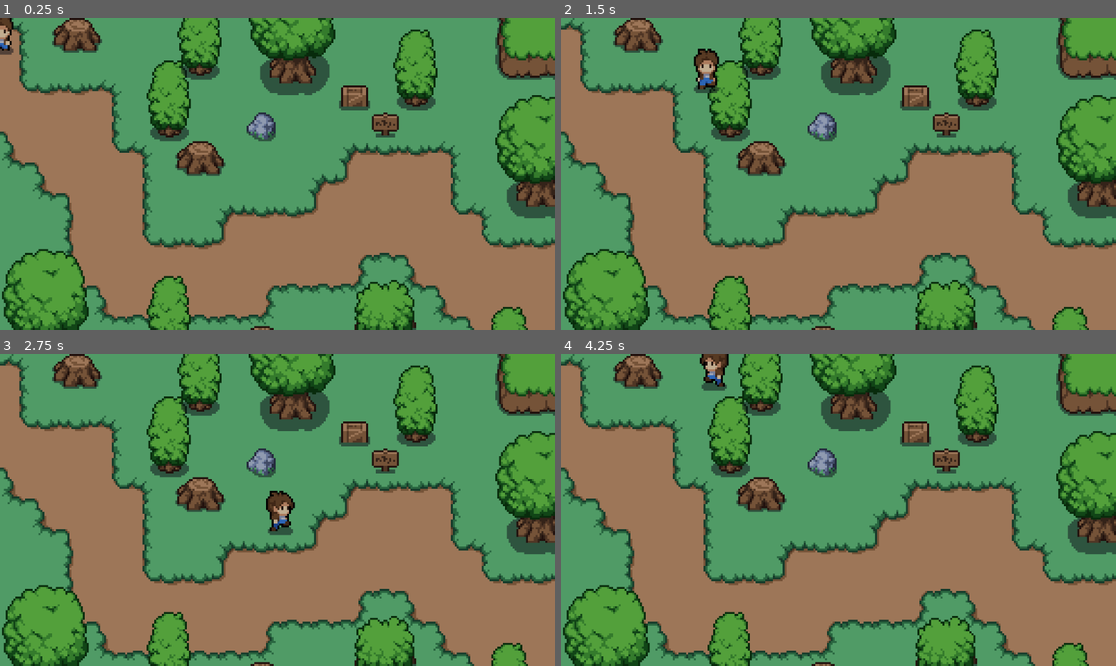
Above: before the commit, frames 1-4 (two rows, left to right).
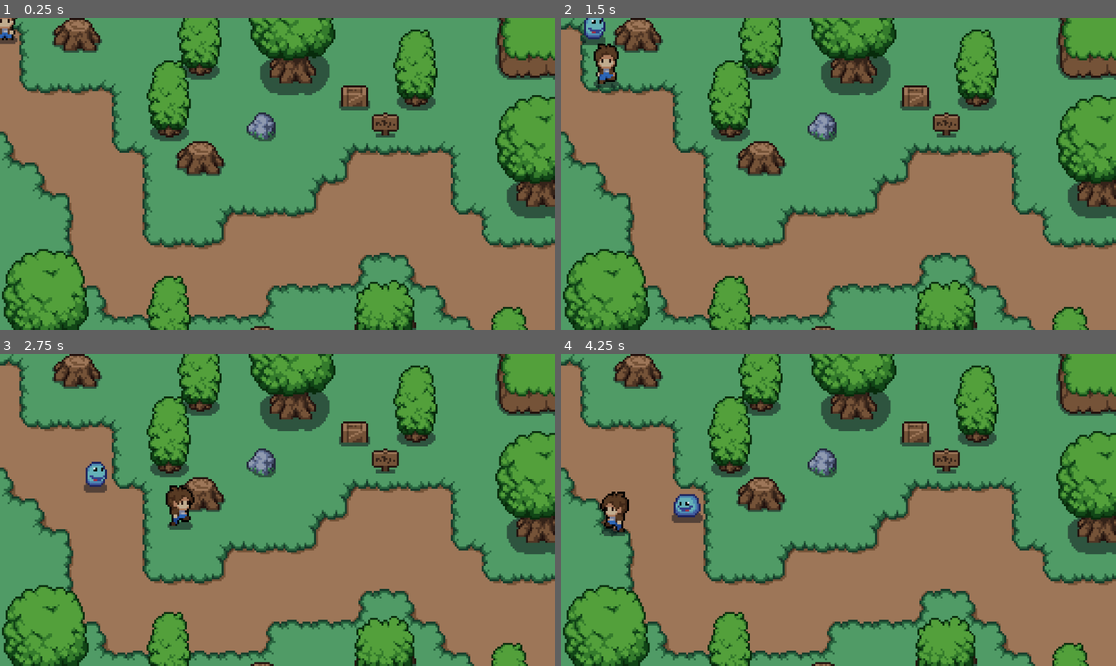
Above: after the commit, the same moments.

Repository: dtakahashi333/FirstActionRPG
Game: Godot game, scene res://scenes/world.tscn
Same seed, same stepped clock (60 frames per second), same inputs: the game is played once before the commit and once after it. The project has no main scene, so this scene is started directly.
Inputs:
- Up to frame 1 (0.25 s): no input
- Up to frame 2 (1.5 s): hold Right (ui_right) 0.53-1.28 s; hold Down (ui_down) from 1.28 s (still down)
- Up to frame 3 (2.75 s): release Down (ui_down) at 2.03 s; hold Right (ui_right) from 2.03 s (still down)
- Up to frame 4 (4.25 s): release Right (ui_right) at 2.78 s; hold Up (ui_up) 2.78-3.53 s; hold Left (ui_left) from 3.53 s (still down)

The runs differ from the first frame. In frame 1, 0.3% of the frame differs, in the area x 0-34%, y 0-19%; in frame 2, 1.4%; in frame 3, 1.5%, in the area x 15-54%, y 16-59%; in frame 4, 1.5%.

Commit message:
Add an enemy.

Diff:
--- /dev/null
+++ b/scenes/enemy.tscn
@@ -0,0 +1,156 @@
+[gd_scene load_steps=21 format=3 uid="uid://5opkrp24dpt"]
+
+[ext_resource type="Texture2D" uid="uid://dh7nwm3fla75n" path="res://art/mystic_woods_free_2.2/sprites/characters/slime.png" id="1_8qx6h"]
+[ext_resource type="Script" path="res://scripts/enemy.gd" id="1_cppgw"]
+
+[sub_resource type="AtlasTexture" id="AtlasTexture_8mk7c"]
+atlas = ExtResource("1_8qx6h")
+region = Rect2(0, 384, 32, 32)
+
+[sub_resource type="AtlasTexture" id="AtlasTexture_cb2cp"]
+atlas = ExtResource("1_8qx6h")
+region = Rect2(32, 384, 32, 32)
+
+[sub_resource type="AtlasTexture" id="AtlasTexture_5jhfp"]
+atlas = ExtResource("1_8qx6h")
+region = Rect2(64, 384, 32, 32)
+
+[sub_resource type="AtlasTexture" id="AtlasTexture_bp04r"]
+atlas = ExtResource("1_8qx6h")
+region = Rect2(96, 384, 32, 32)
+
+[sub_resource type="AtlasTexture" id="AtlasTexture_8fkb4"]
+atlas = ExtResource("1_8qx6h")
+region = Rect2(128, 384, 32, 32)
+
+[sub_resource type="AtlasTexture" id="AtlasTexture_imste"]
+atlas = ExtResource("1_8qx6h")
+region = Rect2(0, 32, 32, 32)
+
+[sub_resource type="AtlasTexture" id="AtlasTexture_bhmmx"]
+atlas = ExtResource("1_8qx6h")
+region = Rect2(32, 32, 32, 32)
+
+[sub_resource type="AtlasTexture" id="AtlasTexture_kxqv8"]
+atlas = ExtResource("1_8qx6h")
+region = Rect2(64, 32, 32, 32)
+
+[sub_resource type="AtlasTexture" id="AtlasTexture_3pioc"]
+atlas = ExtResource("1_8qx6h")
+region = Rect2(96, 32, 32, 32)
+
+[sub_resource type="AtlasTexture" id="AtlasTexture_kmmb1"]
+atlas = ExtResource("1_8qx6h")
+region = Rect2(0, 128, 32, 32)
+
+[sub_resource type="AtlasTexture" id="AtlasTexture_ta3q1"]
+atlas = ExtResource("1_8qx6h")
+region = Rect2(32, 128, 32, 32)
+
+[sub_resource type="AtlasTexture" id="AtlasTexture_3615d"]
+atlas = ExtResource("1_8qx6h")
+region = Rect2(64, 128, 32, 32)
+
+[sub_resource type="AtlasTexture" id="AtlasTexture_sjtab"]
+atlas = ExtResource("1_8qx6h")
+region = Rect2(96, 128, 32, 32)
+
+[sub_resource type="AtlasTexture" id="AtlasTexture_ynbb5"]
+atlas = ExtResource("1_8qx6h")
+region = Rect2(128, 128, 32, 32)
+
+[sub_resource type="AtlasTexture" id="AtlasTexture_kdy08"]
+atlas = ExtResource("1_8qx6h")
+region = Rect2(160, 128, 32, 32)
+
+[sub_resource type="SpriteFrames" id="SpriteFrames_lcmsu"]
+animations = [{
+"frames": [{
+"duration": 1.0,
+"texture": SubResource("AtlasTexture_8mk7c")
+}, {
+"duration": 1.0,
+"texture": SubResource("AtlasTexture_cb2cp")
+}, {
+"duration": 1.0,
+"texture": SubResource("AtlasTexture_5jhfp")
+}, {
+"duration": 1.0,
+"texture": SubResource("AtlasTexture_bp04r")
+}, {
+"duration": 1.0,
+"texture": SubResource("AtlasTexture_8fkb4")
+}],
+"loop": true,
+"name": &"death",
+"speed": 5.0
+}, {
+"frames": [{
+"duration": 1.0,
+"texture": SubResource("AtlasTexture_imste")
+}, {
+"duration": 1.0,
+"texture": SubResource("AtlasTexture_bhmmx")
+}, {
+"duration": 1.0,
+"texture": SubResource("AtlasTexture_kxqv8")
+}, {
+"duration": 1.0,
+"texture": SubResource("AtlasTexture_3pioc")
+}],
+"loop": true,
+"name": &"idle",
+"speed": 5.0
+}, {
+"frames": [{
+"duration": 1.0,
+"texture": SubResource("AtlasTexture_kmmb1")
+}, {
+"duration": 1.0,
+"texture": SubResource("AtlasTexture_ta3q1")
+}, {
+"duration": 1.0,
+"texture": SubResource("AtlasTexture_3615d")
+}, {
+"duration": 1.0,
+"texture": SubResource("AtlasTexture_sjtab")
+}, {
+"duration": 1.0,
+"texture": SubResource("AtlasTexture_ynbb5")
+}, {
+"duration": 1.0,
+"texture": SubResource("AtlasTexture_kdy08")
+}],
+"loop": true,
+"name": &"walk",
+"speed": 5.0
+}]
+
+[sub_resource type="CircleShape2D" id="CircleShape2D_ty8ng"]
+radius = 85.0059
+
+[sub_resource type="CircleShape2D" id="CircleShape2D_xgorh"]
+radius = 6.0
+
+[node name="enemy" type="CharacterBody2D"]
+script = ExtResource("1_cppgw")
+
+[node name="AnimatedSprite2D" type="AnimatedSprite2D" parent="."]
+position = Vector2(0, -6)
+sprite_frames = SubResource("SpriteFrames_lcmsu")
+animation = &"walk"
+frame_progress = 0.542302
+
+[node name="detection_area" type="Area2D" parent="."]
+collision_layer = 2
+collision_mask = 2
+
+[node name="CollisionShape2D" type="CollisionShape2D" parent="detection_area"]
+shape = SubResource("CircleShape2D_ty8ng")
+
+[node name="CollisionShape2D" type="CollisionShape2D" parent="."]
+position = Vector2(0, -4)
+shape = SubResource("CircleShape2D_xgorh")
+
+[connection signal="body_entered" from="detection_area" to="." method="_on_detection_area_body_entered"]
+[connection signal="body_exited" from="detection_area" to="." method="_on_detection_area_body_exited"]
--- a/scenes/player.tscn
+++ b/scenes/player.tscn
@@ -413,11 +413,20 @@
 "speed": 5.0
 }]
 
+[sub_resource type="CapsuleShape2D" id="CapsuleShape2D_cq8s3"]
+radius = 4.0
+height = 8.0
+
 [node name="player" type="CharacterBody2D"]
+y_sort_enabled = true
+collision_layer = 3
 script = ExtResource("1_0t2aa")
-
-[node name="CollisionShape2D" type="CollisionShape2D" parent="."]
 
 [node name="AnimatedSprite2D" type="AnimatedSprite2D" parent="."]
 sprite_frames = SubResource("SpriteFrames_n01rx")
-animation = &"death"
+animation = &"side_walk"
+offset = Vector2(0, -13)
+
+[node name="CollisionShape2D" type="CollisionShape2D" parent="."]
+position = Vector2(1, 0)
+shape = SubResource("CapsuleShape2D_cq8s3")
--- a/scenes/world.tscn
+++ b/scenes/world.tscn
@@ -1,9 +1,10 @@
-[gd_scene load_steps=9 format=3 uid="uid://buk2gttyov74y"]
+[gd_scene load_steps=10 format=3 uid="uid://buk2gttyov74y"]
 
 [ext_resource type="Texture2D" uid="uid://dxy51cindckh8" path="res://art/mystic_woods_free_2.2/sprites/tilesets/plains.png" id="1_tokb0"]
 [ext_resource type="Texture2D" uid="uid://bvv0k5pn68wa5" path="res://art/mystic_woods_free_2.2/sprites/tilesets/grass.png" id="2_3j7o6"]
 [ext_resource type="Texture2D" uid="uid://bqj8djc6bhpou" path="res://art/mystic_woods_free_2.2/sprites/objects/objects.png" id="3_75sdb"]
 [ext_resource type="PackedScene" uid="uid://d122qurn7gddj" path="res://scenes/player.tscn" id="4_sdisq"]
+[ext_resource type="PackedScene" uid="uid://5opkrp24dpt" path="res://scenes/enemy.tscn" id="5_rndaq"]
 
 [sub_resource type="TileSetAtlasSource" id="TileSetAtlasSource_ed2gu"]
 texture = ExtResource("1_tokb0")
@@ -45,25 +46,41 @@
 [sub_resource type="TileSetAtlasSource" id="TileSetAtlasSource_hteoo"]
 texture = ExtResource("3_75sdb")
 0:0/0 = 0
+0:0/0/y_sort_origin = 3
+0:0/0/physics_layer_0/polygon_0/points = PackedVector2Array(5.71875, 2.1875, -0.03125, 5.75, -5.65625, 2.25)
 0:1/0 = 0
+0:1/0/y_sort_origin = 2
+0:1/0/physics_layer_0/polygon_0/points = PackedVector2Array(6.46875, -0.625, 6.96875, 1.75, 6.15625, 5.8125, 1.90625, 8, -3.03125, 7, -6.03125, 5.0625, -8, 2.875, -8, -0.5625)
 5:0/0 = 0
+5:0/0/y_sort_origin = 1
+5:0/0/physics_layer_0/polygon_0/points = PackedVector2Array(5.71875, 2.1875, -0.03125, 5.75, -5.65625, 2.25)
 0:5/size_in_atlas = Vector2i(3, 4)
 0:5/0 = 0
+0:5/0/y_sort_origin = 14
+0:5/0/physics_layer_0/polygon_0/points = PackedVector2Array(7.24784, 12.6395, 12.1092, 19.357, 9.54594, 25.8094, -5.92202, 25.721, -11.4021, 22.0087, -11.4021, 15.9099, -10.0763, 13.0815, -7.15945, 12.6395)
 6:7/size_in_atlas = Vector2i(2, 2)
 6:7/0 = 0
+6:7/0/y_sort_origin = 12
+6:7/0/physics_layer_0/polygon_0/points = PackedVector2Array(16.0867, 8.57367, 9.98788, 13.9654, 0, 14.9375, -8.39689, 15.026, -11.875, 13.625, -15.9983, 10.8718, -16.0625, 7.125, 14.9375, 5.625)
 8:6/size_in_atlas = Vector2i(2, 3)
 8:6/0 = 0
+8:6/0/y_sort_origin = 17
+8:6/0/physics_layer_0/polygon_0/points = PackedVector2Array(5.75, 18.4375, 4.5, 20.6875, -0.125, 21.9375, -4.5625, 20.9375, -6.125, 19.6875, -5.8125, 17.3125, -0.1875, 16.125)
 10:7/size_in_atlas = Vector2i(2, 2)
 10:7/0 = 0
+10:7/0/physics_layer_0/polygon_0/points = PackedVector2Array(8.63996, -2.07713, 12.5938, 3.1875, 10.2188, 10.0625, 2.71875, 9.9375, -6.46875, 9.875, -11.6562, 6.1875, -12.2812, 0.125, -10.1562, -3.5, -4.79507, -0.972272, 1.34792, -0.839689)
 
 [sub_resource type="TileSet" id="TileSet_kse54"]
+physics_layer_0/collision_layer = 1
 sources/0 = SubResource("TileSetAtlasSource_ed2gu")
 sources/1 = SubResource("TileSetAtlasSource_3xuoj")
 sources/2 = SubResource("TileSetAtlasSource_hteoo")
 
 [node name="world" type="Node2D"]
+y_sort_enabled = true
 
 [node name="TileMap" type="TileMap" parent="."]
+y_sort_enabled = true
 tile_set = SubResource("TileSet_kse54")
 format = 2
 layer_0/name = "ground"
@@ -71,6 +88,9 @@
 layer_1/name = "cliff"
 layer_1/tile_data = PackedInt32Array(131097, 131072, 6, 131096, 131072, 6, 131095, 131072, 6, 131094, 131072, 6, 131093 …(396 unchanged characters)…
 layer_2/name = "ysort"
+layer_2/y_sort_enabled = true
 layer_2/tile_data = PackedInt32Array(2, 655362, 7, 262150, 655362, 7, 131077, 524290, 6, 6, 524290, 6, 9, 2, 5, 65549,  …(341 unchanged characters)…
 
 [node name="player" parent="." instance=ExtResource("4_sdisq")]
+
+[node name="enemy" parent="." instance=ExtResource("5_rndaq")]
--- /dev/null
+++ b/scripts/enemy.gd
@@ -0,0 +1,25 @@
+extends CharacterBody2D
+
+var speed = 40
+var player_chase = false
+var player = null
+
+func _physics_process(delta: float) -> void:
+	if player_chase:
+		position += (player.position - position) / speed
+		$AnimatedSprite2D.play("walk")
+
+		if player.position.x - position.x < 0:
+			$AnimatedSprite2D.flip_h = true
+		else:
+			$AnimatedSprite2D.flip_h = false
+	else:
+		$AnimatedSprite2D.play("idle")
+
+func _on_detection_area_body_entered(body: Node2D) -> void:
+	player = body
+	player_chase = true
+
+func _on_detection_area_body_exited(body: Node2D) -> void:
+	player = null
+	player_chase = false
Not shown: 1 places in scenes/player.tscn that only renumber resources
